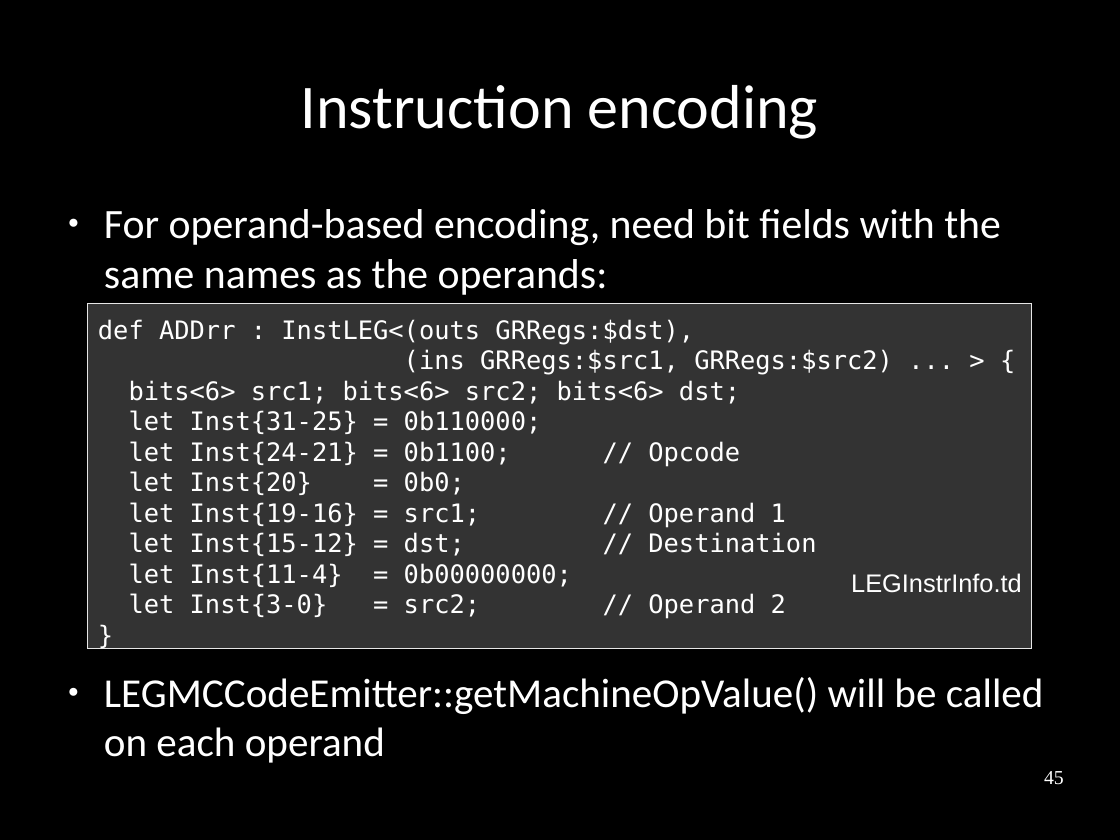
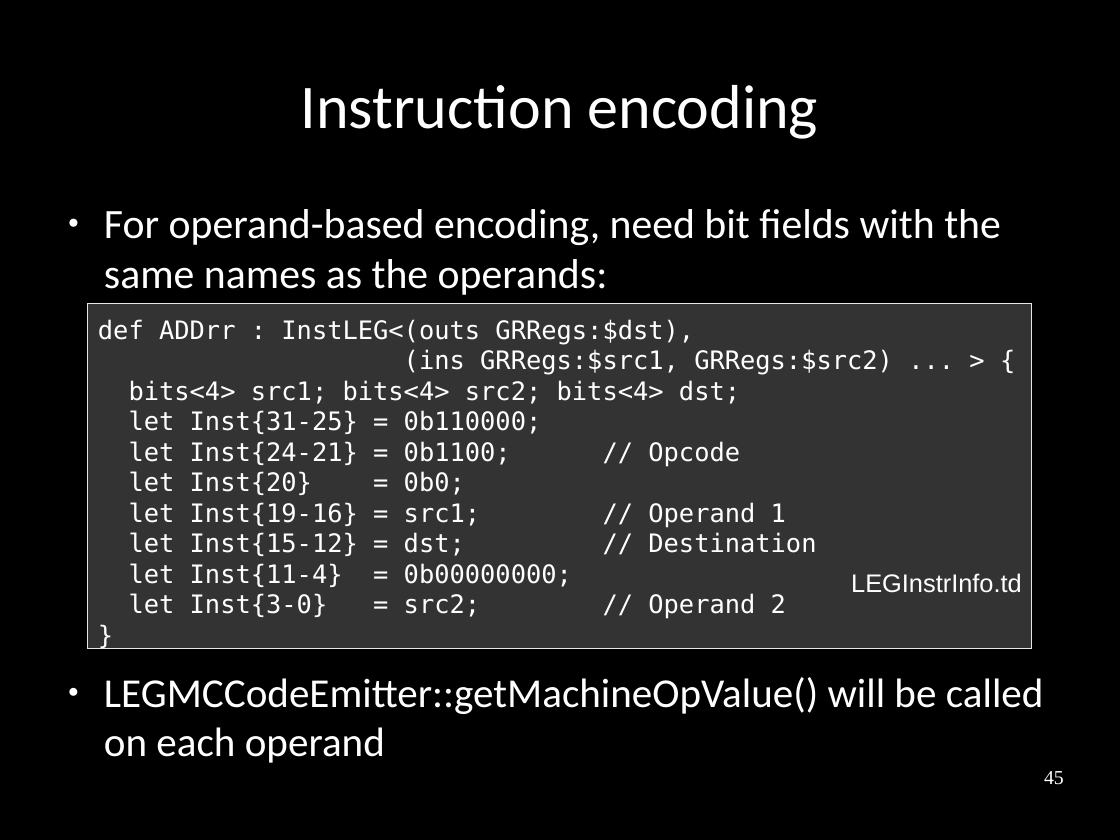
Before and after one commit to frasercrmck/llvm-leg, a slide deck: slide 45 of docs/Codeplay/Slides.odp. Drawn at 1120x840 pixels with LibreOffice and Linux fonts; fonts in the diff are those of the drawing. Boxes give left, top, right and bottom in pixels: in the first picture for what was removed or moved away, otherwise in the second. Text is boxed around its words. In the diff, an @@ line names an element or a change of style, - is before the commit and + after.

Commit message:
Fixed incorrect bit used widths in slides.

```diff
--- a/docs/Codeplay/Slides.odp
+++ b/docs/Codeplay/Slides.odp
@@ text in rectangle at bbox=[129, 380, 740, 404]: text changed @@
-bits<6> src1; bits<6> src2; bits<6> dst;
+bits<4> src1; bits<4> src2; bits<4> dst;
```
